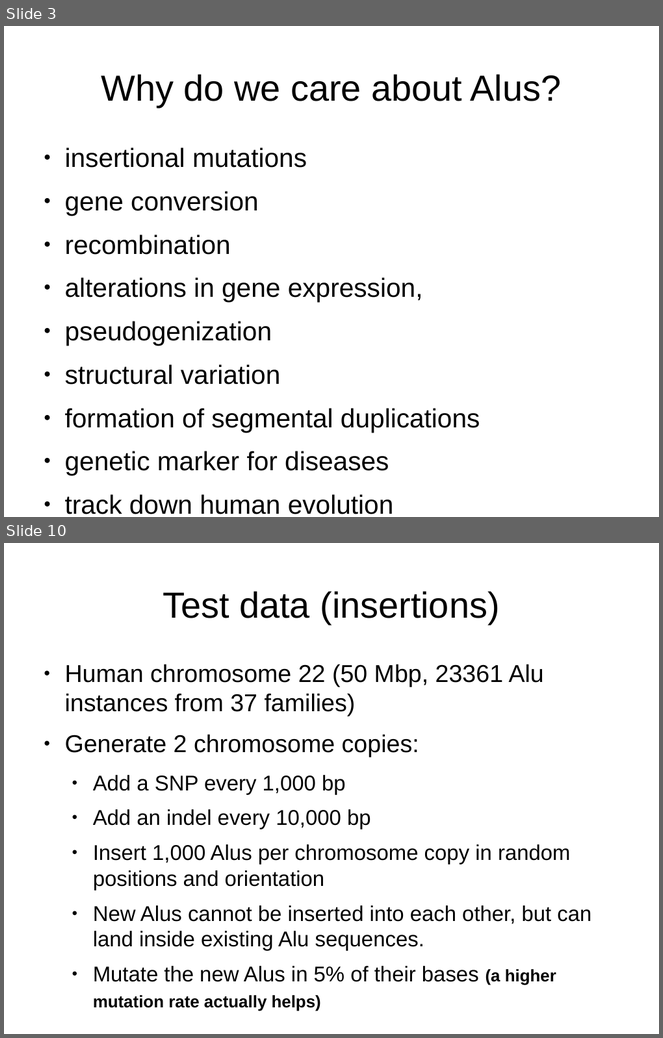
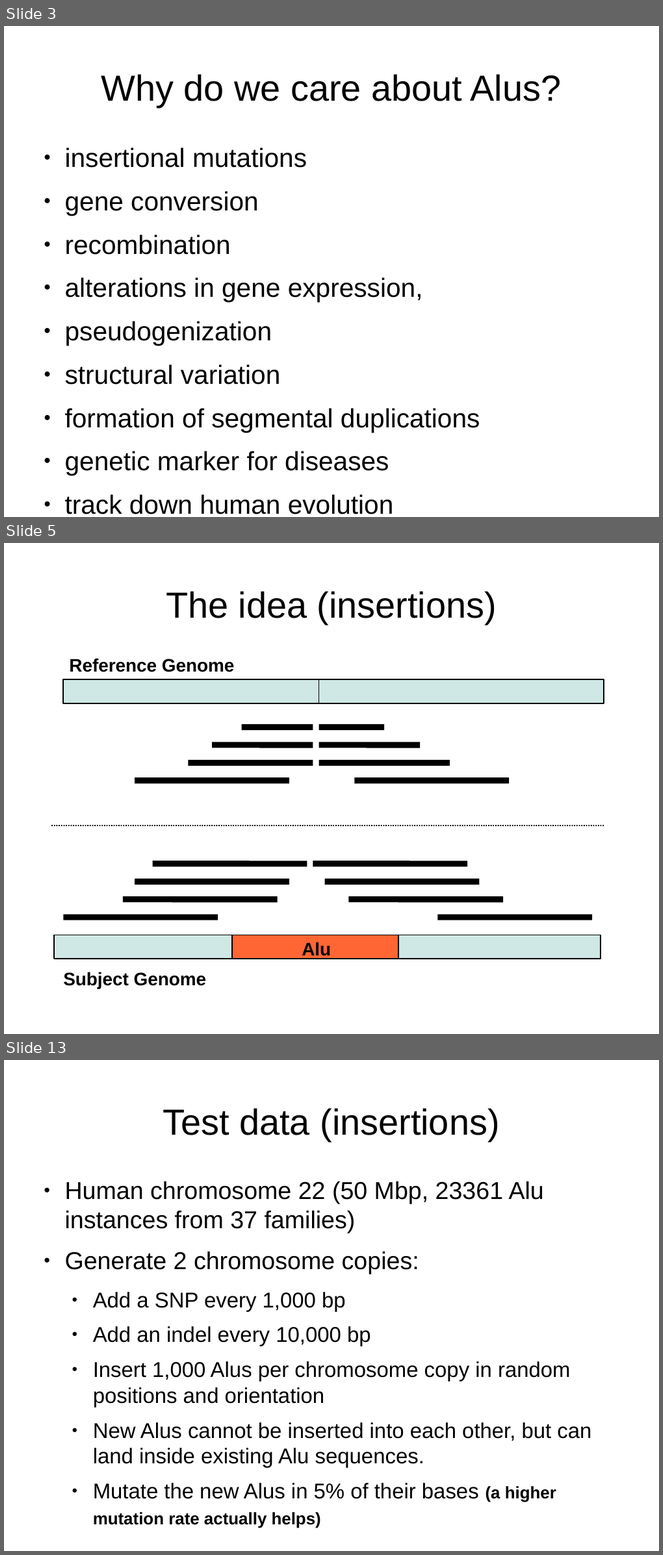
Before and after one commit to pfiziev/AluMorphix, a slide deck: fiziev.odp. Shown one above the other, each under a label of ours: slides 3 and 10 before the commit, slides 3, 5 and 13 after it; the slides between them are not shown. The pictures are 663x1038 and 663x1555 pixels, drawn with LibreOffice and Linux fonts; fonts in the diff are those of the drawing. Boxes give left, top, right and bottom in pixels: in the first picture for what was removed or moved away, otherwise in the second. Text is boxed around its words. In the diff, an @@ line names an element or a change of style, - is before the commit and + after.

```diff
--- a/fiziev.odp
+++ b/fiziev.odp
@@ slide 5 added at [4, 543, 659, 1034], background #FFFFFF @@
@@ title added at [166, 591, 497, 624], 44 pt, text #000000 @@
+The idea (insertions)
@@ text added at [69, 658, 235, 672], 22 pt, text #000000, bold @@
+Reference Genome
@@ rectangle added at [63, 679, 319, 704], fill #CFE7E5, outline #000000 1.45 pt @@
@@ rectangle added at [319, 679, 605, 704], fill #CFE7E5, outline #000000 1.45 pt @@
@@ line added from (242, 728) to (313, 728), #000000 7.2 pt @@
@@ line added from (319, 728) to (384, 728), #000000 7.2 pt @@
@@ line added from (212, 745) to (313, 745), #000000 7.2 pt @@
@@ line added from (319, 745) to (420, 745), #000000 7.2 pt @@
@@ line added from (189, 763) to (313, 763), #000000 7.2 pt @@
@@ line added from (319, 763) to (450, 763), #000000 7.2 pt @@
@@ line added from (135, 781) to (289, 781), #000000 7.2 pt @@
@@ line added from (355, 781) to (509, 781), #000000 7.2 pt @@
@@ line added from (51, 826) to (605, 826), #000000 1.45 pt @@
@@ line added from (153, 864) to (307, 864), #000000 7.2 pt @@
@@ line added from (313, 864) to (467, 864), #000000 7.2 pt @@
@@ line added from (135, 882) to (289, 882), #000000 7.2 pt @@
@@ line added from (325, 882) to (480, 882), #000000 7.2 pt @@
@@ line added from (123, 900) to (278, 900), #000000 7.2 pt @@
@@ line added from (349, 900) to (503, 900), #000000 7.2 pt @@
@@ line added from (63, 917) to (218, 917), #000000 7.2 pt @@
@@ line added from (438, 917) to (593, 917), #000000 7.2 pt @@
@@ rectangle added at [54, 936, 232, 959], fill #CFE7E5, outline #000000 1.45 pt @@
@@ rectangle added at [232, 936, 399, 959], fill #FF6633, outline #000000 1.45 pt @@
@@ text added at [302, 942, 331, 960], 22 pt, text #000000, bold @@
+Alu
@@ rectangle added at [399, 936, 601, 959], fill #CFE7E5, outline #000000 1.45 pt @@
@@ text added at [63, 972, 207, 989], 22 pt, text #000000, bold @@
+Subject Genome
@@ what was slide 10 is now slide 13 @@
```
Also in this commit, not shown: 9 slides changed, 3 other slides added, 1 slide removed, 15 other files.
